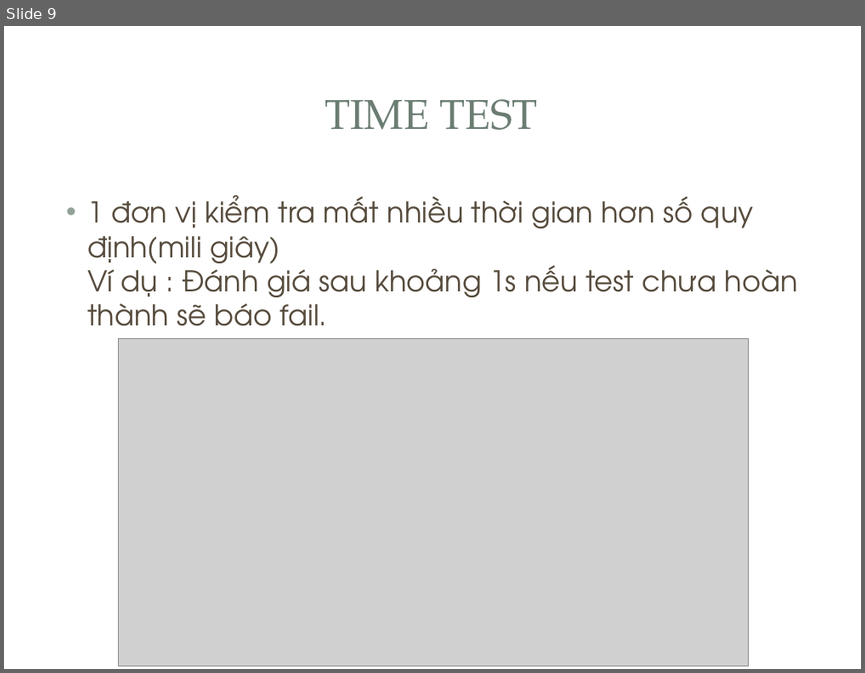
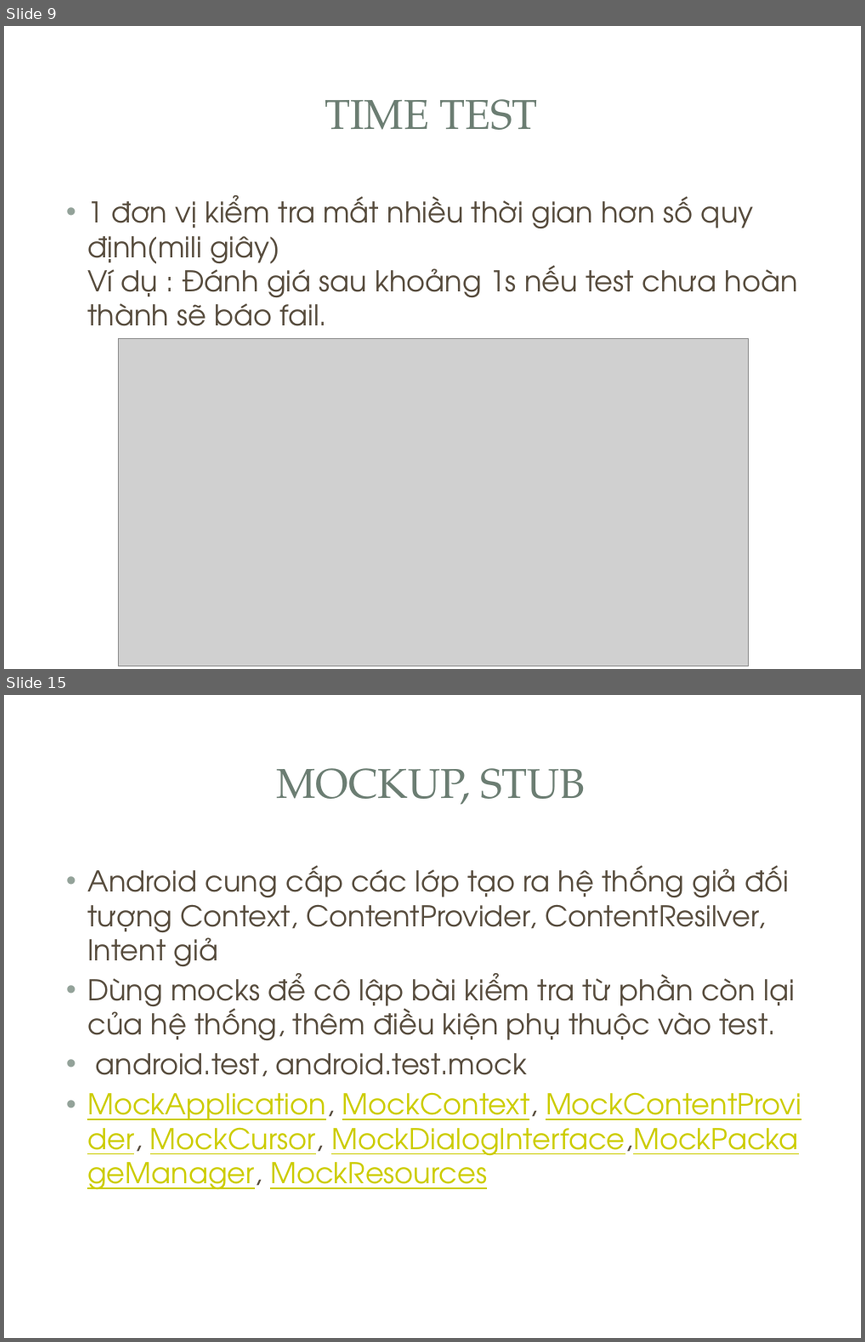
Before and after one commit to fordream/docs, a slide deck: test-junit/junit.pptx. Shown one above the other, each under a label of ours: slide 9 before the commit, slides 9 and 15 after it; the slides between them are not shown. The pictures are 865x673 and 865x1342 pixels, drawn with LibreOffice and Linux fonts; fonts in the diff are those of the drawing; grey boxes stand for pictures; background and template pictures are left out. Boxes give left, top, right and bottom in pixels: in the first picture for what was removed or moved away, otherwise in the second. Text is boxed around its words. In the diff, an @@ line names an element or a change of style, - is before the commit and + after.

Commit message:
add

```diff
--- a/test-junit/junit.pptx
+++ b/test-junit/junit.pptx
@@ slide 15 added at (4,695,861,1338), background picture (left out); not listed: 3 template elements that a slide beside it also shows @@
@@ title added at (277,768,585,805), 35 pt, text #6B7D72 @@
+MOCKUP, STUB
@@ text added at (87,865,798,1189), 24 pt, text #564B3C @@
+• Android cung cấp các lớp tạo ra hệ thống giả đối tượng Context, ContentProvider, ContentResilver, Intent giả
+• Dùng mocks để cô lập bài kiểm tra từ phần còn lại của hệ thống, thêm điều kiện phụ thuộc vào test.
+• android.test, android.test.mock
+• MockApplication, MockContext, MockContentProvider, MockCursor, MockDialogInterface,MockPackageManager, MockResources
```
Also in this commit, not shown: 6 other slides added.
